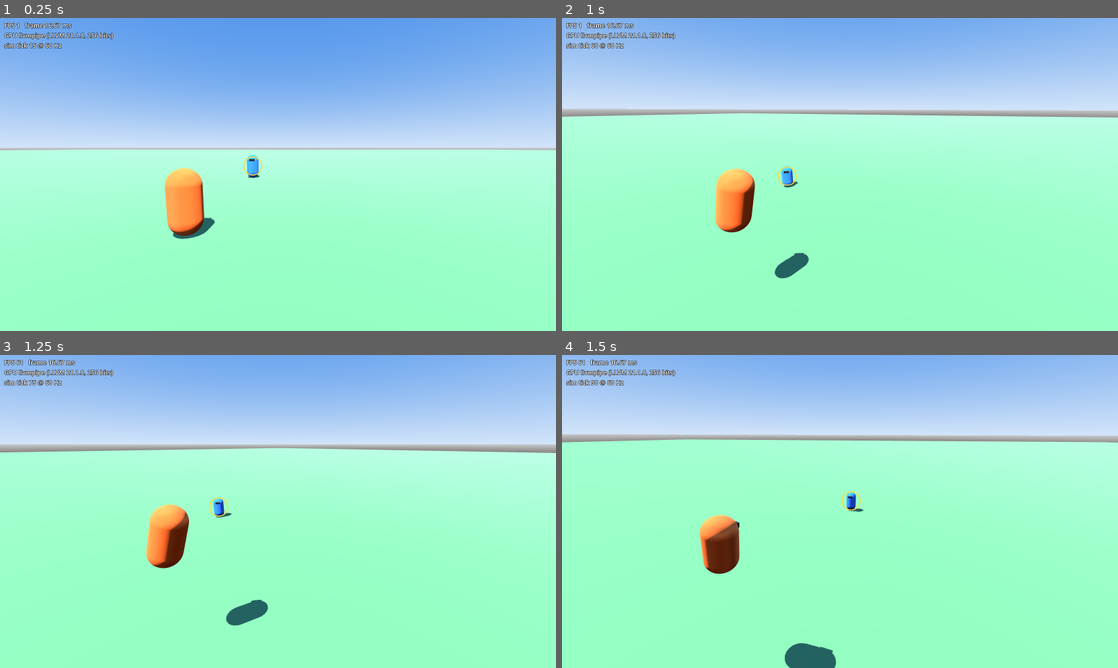
Above: before the commit, frames 1-4 (two rows, left to right).
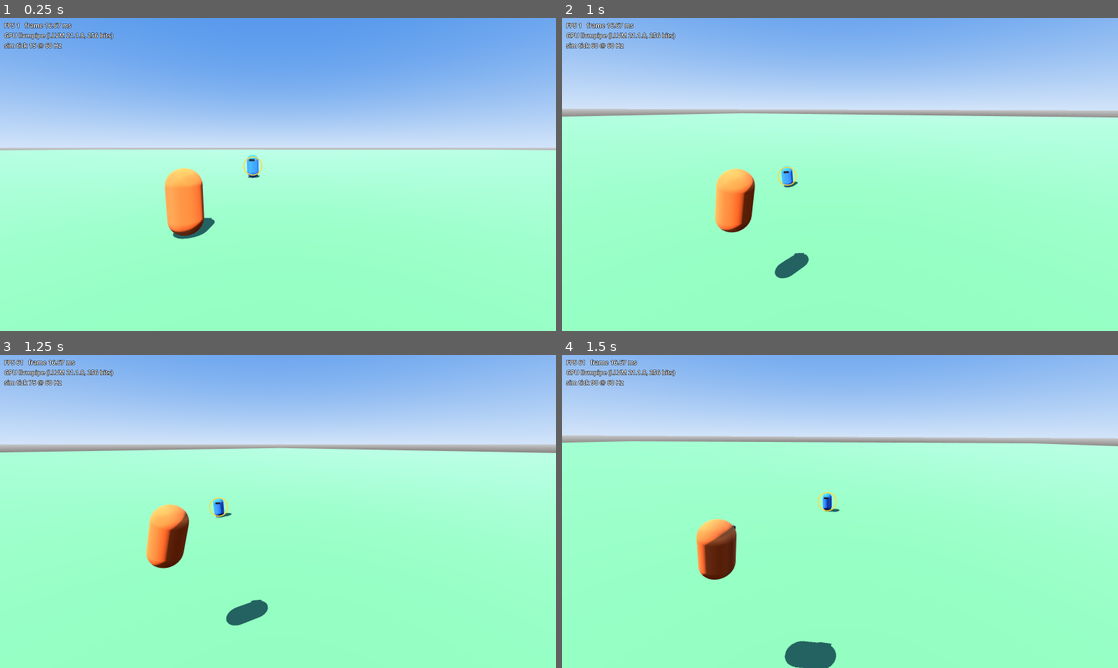
Above: after the commit, the same moments.

Repository: ArnabChatterjee20k/skybreak
Game: Godot game, scene res://game/levels/test_arena.tscn
Two runs of this game, one before a commit and one after it. Both use one fixed random seed, a clock stepped at 60 frames per second and the inputs below.
Inputs (mouse positions are in pixels of both pictures, inside the frame that each line leads up to):
- Up to frame 1 (0.25 s): no input
- Up to frame 2 (1 s): tap Enter at 0.5 s; move the mouse to (962, 158) at 0.52 s; hold D (move_right) from 0.53 s (still down); tap Space (ascend) at 0.6 s; click (962, 158) at 0.67 s
- Up to frame 3 (1.25 s): keep holding D (move_right)
- Up to frame 4 (1.5 s): move the mouse to (812, 511) at 1.27 s; release D (move_right) at 1.28 s; hold W (move_forward) from 1.28 s (still down); tap E (fighter_block) at 1.35 s

Frames 1-3 are identical in both runs. In frame 4, 2.7% of the frame differs, in the area x 0-100%, y 25-100%.

Commit message:
Cap camera turn speed and glide after teleports (T-115)
The scripted playtest measured the re-lock swing at 849 degrees/s (14 degrees
in one frame) and a vanish step moving the camera 6.5 m in one frame, which
reads as a cut. FighterCamera now caps both its view rotation and its orbit
around the player at 180 degrees/s (3 degrees per frame at 60 fps), keeping
them in step, and follows an anchor that glides to the player over ~0.2 s
whenever the player jumps more than 3 m in one frame (normal movement tops
out at 1.3 m per frame).

New playtest asserts: turn rate <= 180 degrees/s, no jump over 10 degrees
per frame, camera never moves more than 2.5 m per frame. The anti-pumping
assert skips the glide that follows a teleport.

Co-Authored-By: Claude Opus 5.5 <noreply@anthropic.com>

Diff:
--- a/game/view/camera/fighter_camera.gd
+++ b/game/view/camera/fighter_camera.gd
@@ -14,6 +14,14 @@
 ## so fast flight never stretches the camera distance.
 @export var position_sharpness := 14.0
 @export var rotation_sharpness := 9.0
+## Fastest the view may turn, in degrees per second (anti-nausea). At 60 fps
+## that is 3 degrees per frame, so re-locks never snap.
+@export var max_turn_speed := 180.0
+## A player jump longer than this in one frame (m) is a teleport, e.g. a vanish
+## step; normal movement tops out around 1.3 m per frame.
+@export var teleport_distance := 3.0
+## How fast the camera glides after a teleport, per second (~0.2 s to settle).
+@export var teleport_glide_sharpness := 18.0
 ## How fast the shoulder blends to its new side, in sides per second.
 @export var shoulder_switch_speed := 2.5
 ## How fast the locked-on mouse orbit springs back once the mouse stops.
@@ -36,6 +44,9 @@
 var _far_blend := -1.0
 ## Camera position relative to the player, smoothed.
 var _offset := Vector3.ZERO
+## The point the camera follows: the player, except while gliding after a teleport.
+var _anchor := Vector3.ZERO
+var _gliding := false
 var _was_locked := false
 
 
@@ -90,15 +101,42 @@
 		global_transform = goal
 		fov = fov_goal
 		_offset = goal.origin - player
+		_anchor = player
 		_has_pose = true
 		return
 	fov = lerpf(fov, fov_goal, _blend(fov_sharpness, delta))
-	# slerp turns the offset around the player instead of cutting through it.
-	_offset = _offset.slerp(goal.origin - player, _blend(position_sharpness, delta))
-	var position_now := player + _offset
-	var rotation_now := global_basis.get_rotation_quaternion().slerp(
+	# slerp turns the offset around the player instead of cutting through it;
+	# its orbit is capped like the view turn so the two stay in step.
+	var offset_from := _offset
+	_offset = offset_from.slerp(goal.origin - player, _blend(position_sharpness, delta))
+	var orbit_angle := offset_from.angle_to(_offset)
+	var max_orbit := deg_to_rad(max_turn_speed) * delta
+	if orbit_angle > max_orbit:
+		_offset = offset_from.slerp(_offset, max_orbit / orbit_angle)
+	_follow_anchor(player, delta)
+	var position_now := _anchor + _offset
+	var rotation_from := global_basis.get_rotation_quaternion()
+	var rotation_now := rotation_from.slerp(
 		goal.basis.get_rotation_quaternion(), _blend(rotation_sharpness, delta))
+	var turn := rotation_from.angle_to(rotation_now)
+	var max_turn := deg_to_rad(max_turn_speed) * delta
+	if turn > max_turn:
+		rotation_now = rotation_from.slerp(rotation_now, max_turn / turn)
 	global_transform = Transform3D(Basis(rotation_now), position_now)
+
+
+## Follows the player rigidly, but glides over ~0.2 s after a teleport so a
+## vanish step doesn't read as a camera cut.
+func _follow_anchor(player: Vector3, delta: float) -> void:
+	if not _gliding and _anchor.distance_to(player) > teleport_distance:
+		_gliding = true
+	if not _gliding:
+		_anchor = player
+		return
+	_anchor = _anchor.lerp(player, _blend(teleport_glide_sharpness, delta))
+	if _anchor.distance_to(player) < 0.05:
+		_anchor = player
+		_gliding = false
 
 
 ## Starts the free orbit where the camera already is, so unlocking doesn't swing it.
--- a/tests/playtest/test_flight_camera.gd
+++ b/tests/playtest/test_flight_camera.gd
@@ -54,7 +54,14 @@
 	for scenario_name in _results:
 		var frames := _settled(scenario_name)
 		var fastest := 0.0
+		var frames_since_teleport := 1000
 		for i in range(1, frames.size()):
+			# After a teleport the camera glides to the player for ~0.2 s; that
+			# distance change is the glide, not zoom pumping.
+			var player_jump: float = frames[i].player.distance_to(frames[i - 1].player)
+			frames_since_teleport = 0 if player_jump > 3.0 else frames_since_teleport + 1
+			if frames_since_teleport < 20:
+				continue
 			var change: float = absf(frames[i].camera_distance - frames[i - 1].camera_distance)
 			fastest = maxf(fastest, change / FlightPlaytest.FRAME_SECONDS)
 		assert_lte(fastest, MAX_DISTANCE_CHANGE_SPEED, "%s: %.1f m/s" % [scenario_name, fastest])
@@ -129,3 +136,37 @@
 			if absf(x - 0.5) < 0.12:  # within the middle quarter of the screen
 				off += 1
 		assert_lte(float(off) / locked, 0.1, "%s: player centred in %d/%d frames" % [scenario_name, off, locked])
+
+
+## Angle in degrees between two frames' view directions.
+func _turn_degrees(a: Dictionary, b: Dictionary) -> float:
+	return rad_to_deg((-a.camera.basis.z).angle_to(-b.camera.basis.z))
+
+
+func test_camera_never_turns_faster_than_180_degrees_per_second() -> void:
+	for scenario_name in _results:
+		var frames := _settled(scenario_name)
+		var fastest := 0.0
+		for i in range(1, frames.size()):
+			fastest = maxf(fastest, _turn_degrees(frames[i - 1], frames[i]) / FlightPlaytest.FRAME_SECONDS)
+		assert_lte(fastest, 181.0, "%s: %.0f°/s" % [scenario_name, fastest])
+
+
+func test_camera_never_jumps_more_than_10_degrees_in_a_frame() -> void:
+	for scenario_name in _results:
+		var frames := _settled(scenario_name)
+		var biggest := 0.0
+		for i in range(1, frames.size()):
+			biggest = maxf(biggest, _turn_degrees(frames[i - 1], frames[i]))
+		assert_lte(biggest, 10.0, "%s: %.1f° in one frame" % [scenario_name, biggest])
+
+
+func test_camera_glides_instead_of_cutting_on_teleports() -> void:
+	# A vanish step moves the player 6 m in one tick; the camera should take
+	# several frames to follow instead of jumping with them.
+	for scenario_name in _results:
+		var frames := _settled(scenario_name)
+		var biggest := 0.0
+		for i in range(1, frames.size()):
+			biggest = maxf(biggest, frames[i].camera.origin.distance_to(frames[i - 1].camera.origin))
+		assert_lte(biggest, 2.5, "%s: camera moved %.2f m in one frame" % [scenario_name, biggest])
Not shown, changed: TODO.md
